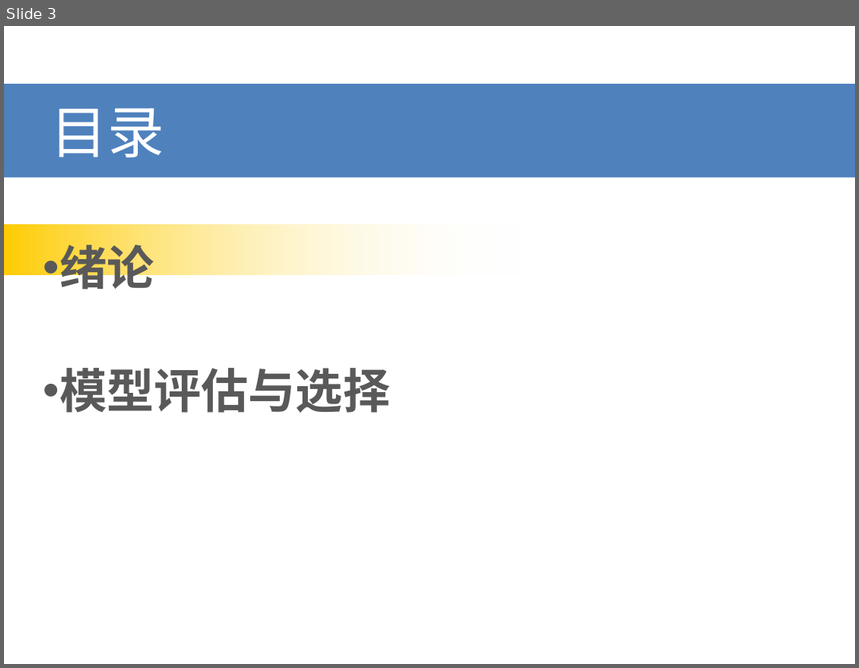
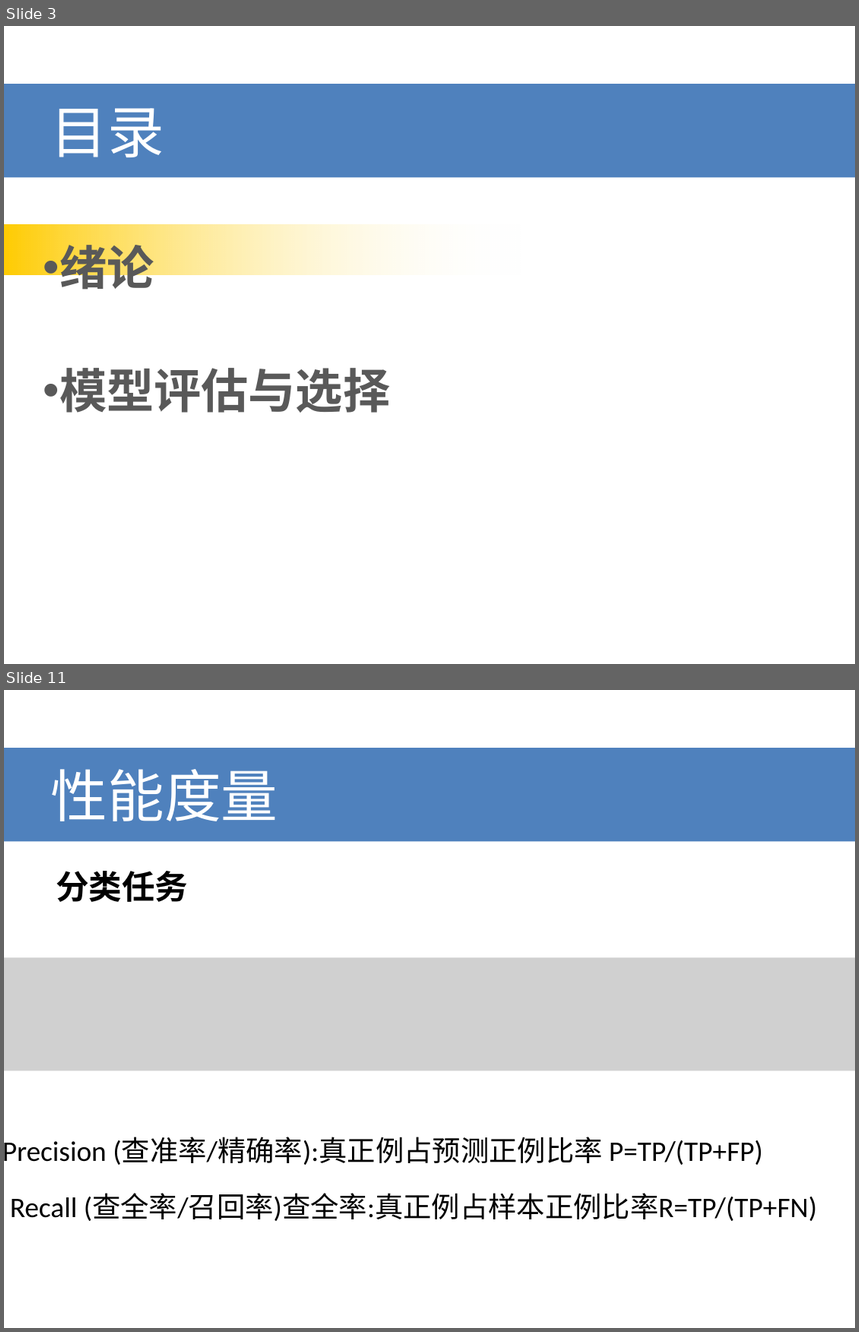
Before and after one commit to bayud/machine_learning_zzh, a slide deck: 机器学习(周志华)系列分享.pptx. Shown one above the other, each under a label of ours: slide 3 before the commit, slides 3 and 11 after it; the slides between them are not shown. The pictures are 859x668 and 859x1332 pixels, drawn with LibreOffice and Linux fonts; fonts in the diff are those of the drawing; grey boxes stand for pictures. Boxes give left, top, right and bottom in pixels: in the first picture for what was removed or moved away, otherwise in the second. Text is boxed around its words. In the diff, an @@ line names an element or a change of style, - is before the commit and + after.

```diff
--- a/机器学习(周志华)系列分享.pptx
+++ b/机器学习(周志华)系列分享.pptx
@@ slide 11 added at (4, 690, 855, 1328), background #FFFFFF @@
@@ title added at (4, 748, 855, 841), fill #4F81BD, 48 pt, text #FFFFFF @@
+性能度量
@@ text added at (56, 871, 188, 902), 28 pt, text #000000, bold @@
+分类任务
@@ picture added at (4, 958, 855, 1015) @@
@@ picture added at (4, 1014, 855, 1071) @@
@@ text added at (4, 1138, 763, 1165), 24 pt, text #000000 @@
+Precision (查准率/精确率):真正例占预测正例比率 P=TP/(TP+FP)
@@ text added at (10, 1194, 817, 1221), 24 pt, text #000000 @@
+Recall (查全率/召回率)查全率:真正例占样本正例比率R=TP/(TP+FN)
```
Also in this commit, not shown: 2 slides changed, 18 other slides added, 14 slides removed.
